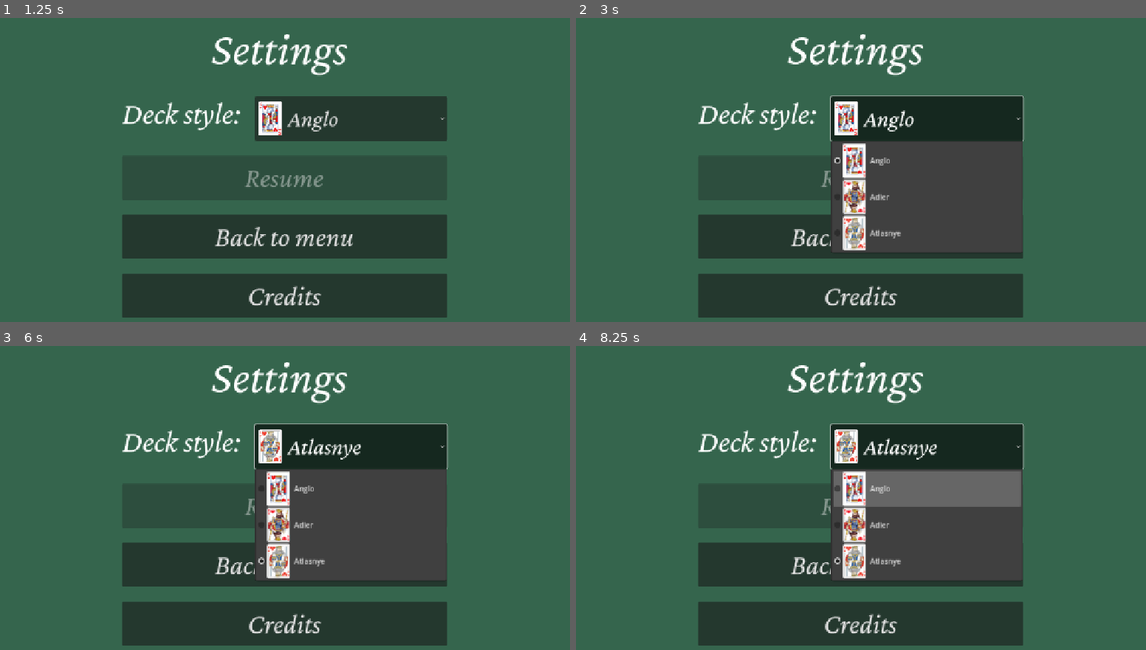
Above: before the commit, frames 1-4 (two rows, left to right).
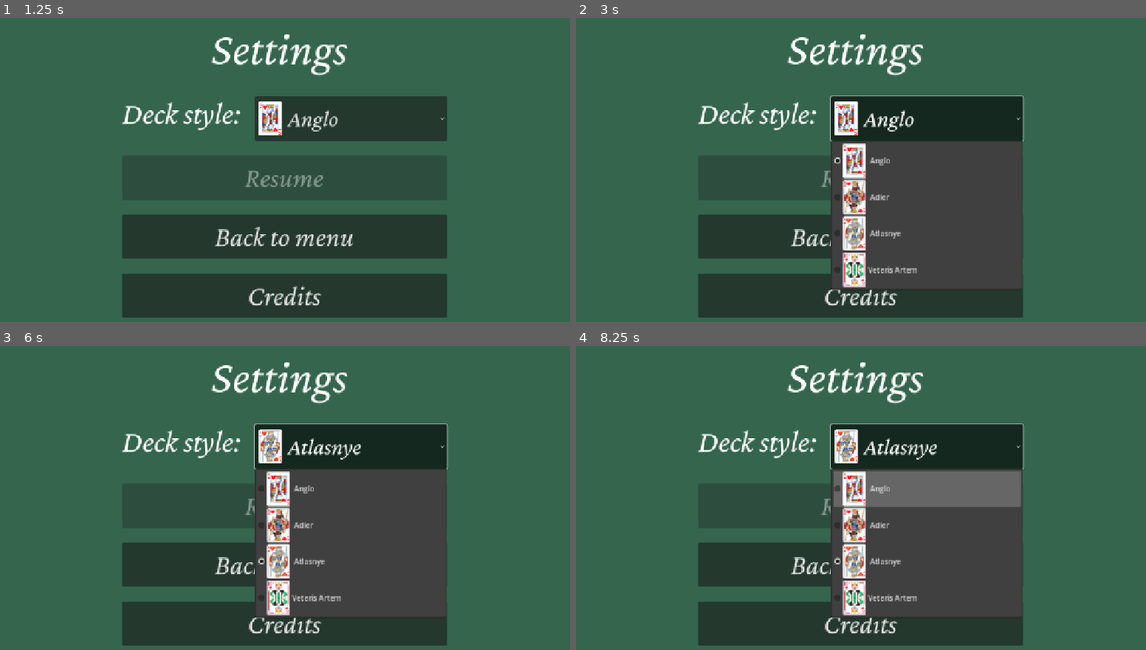
Above: after the commit, the same moments.

Repository: rafliko/The-Solitaire-Trilogy
Game: Godot game, scene res://scenes/menu.tscn
Two runs of this game, one before a commit and one after it. Both use one fixed random seed, a clock stepped at 60 frames per second and the inputs below.
Inputs (mouse positions are in pixels of both pictures, inside the frame that each line leads up to):
- Up to frame 1 (1.25 s): click "⚙️" at 0.5 s
- Up to frame 2 (3 s): click "Credits" at 1.25 s; click "❌" at 2 s; click "Anglo" at 2.75 s
- Up to frame 3 (6 s): click "Anglo" at 3.5 s; click "Anglo" at 4.25 s; click "Back to menu" at 5 s; click "Atlasnye" at 5.75 s
- Up to frame 4 (8.25 s): click "Atlasnye" at 6.5 s; click "Atlasnye" at 7.25 s; tap Enter at 8 s; move the mouse to (992, 485) at 8.02 s

Frame 1 is identical in both runs. In frame 2, 4.0% of the frame differs, in the area x 44-79%, y 53-90%; in frame 3, 4.0%; in frame 4, 4.0%.

Commit message:
Added new deck style - Veteris Artem

Diff:
--- a/scenes/credits.tscn
+++ b/scenes/credits.tscn
@@ -156,6 +156,12 @@
 https://gallica.bnf.fr/ark:/12148/btv1b105093277
 
 
+-------------------------------------------------------------------------------------
+
+
+Veteris Artem deck by Dawid Cebrat
+
+
 -------------------------------------------------------------------------------------"
 
 [connection signal="pressed" from="exit_button" to="." method="_on_exit_button_pressed"]
--- a/scenes/settings.tscn
+++ b/scenes/settings.tscn
@@ -1,10 +1,11 @@
-[gd_scene load_steps=6 format=3 uid="uid://dnb37gs7j3m0l"]
+[gd_scene load_steps=7 format=3 uid="uid://dnb37gs7j3m0l"]
 
 [ext_resource type="FontFile" uid="uid://ddlpharl1y2f7" path="res://fonts/Crimson_Pro/static/CrimsonPro-Italic.ttf" id="1_otm1p"]
 [ext_resource type="Script" uid="uid://bccetd7qu8vy3" path="res://scripts/settings.gd" id="1_q6dhs"]
 [ext_resource type="Texture2D" uid="uid://dtfwcb0sb1nys" path="res://sprites/decks/anglo_thumb.png" id="2_wgrb7"]
 [ext_resource type="Texture2D" uid="uid://cqplbnmb605lq" path="res://sprites/decks/adler_thumb.png" id="3_esysf"]
 [ext_resource type="Texture2D" uid="uid://bqi0pn5ofbvyi" path="res://sprites/decks/atlasnye_thumb.png" id="4_tg80b"]
+[ext_resource type="Texture2D" uid="uid://bx7ua7av5li7c" path="res://sprites/decks/veteris_artem_thumb.png" id="6_gis3k"]
 
 [node name="settings" type="Control"]
 layout_mode = 3
@@ -44,7 +45,7 @@
 theme_override_fonts/font = ExtResource("1_otm1p")
 theme_override_font_sizes/font_size = 50
 selected = 0
-item_count = 3
+item_count = 4
 popup/item_0/text = " Anglo"
 popup/item_0/icon = ExtResource("2_wgrb7")
 popup/item_0/id = 0
@@ -54,6 +55,9 @@
 popup/item_2/text = " Atlasnye"
 popup/item_2/icon = ExtResource("4_tg80b")
 popup/item_2/id = 2
+popup/item_3/text = "Veteris Artem"
+popup/item_3/icon = ExtResource("6_gis3k")
+popup/item_3/id = 3
 
 [node name="credits" type="Button" parent="."]
 layout_mode = 0
--- a/scripts/globals.gd
+++ b/scripts/globals.gd
@@ -8,6 +8,7 @@
 var deck_styles = [
 	"res://sprites/decks/anglo.png",
 	"res://sprites/decks/adler.png",
-	"res://sprites/decks/atlasnye.png"
+	"res://sprites/decks/atlasnye.png",
+	"res://sprites/decks/veteris_artem.png"
 ]
 var deck_style_index = 0
Not shown, removed: credits.txt
Binary file added: sprites/decks/veteris_artem.png
Not shown, added: sprites/decks/veteris_artem.png.import
Binary file added: sprites/decks/veteris_artem_thumb.png
Not shown, added: sprites/decks/veteris_artem_thumb.png.import
